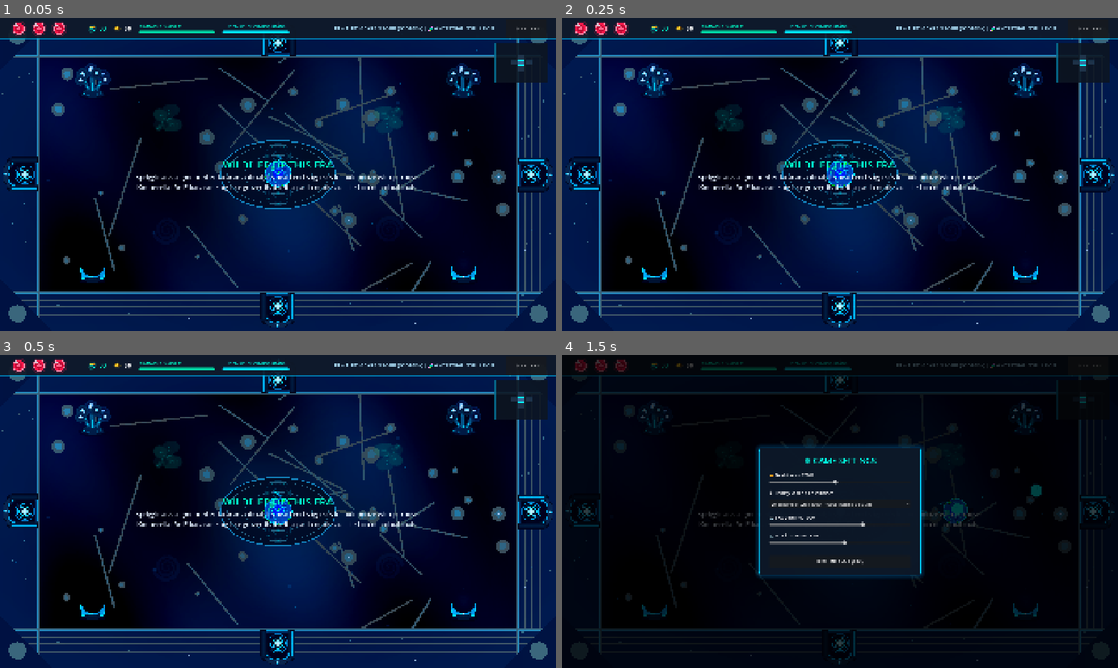
Above: before the commit, frames 1-4 (two rows, left to right).
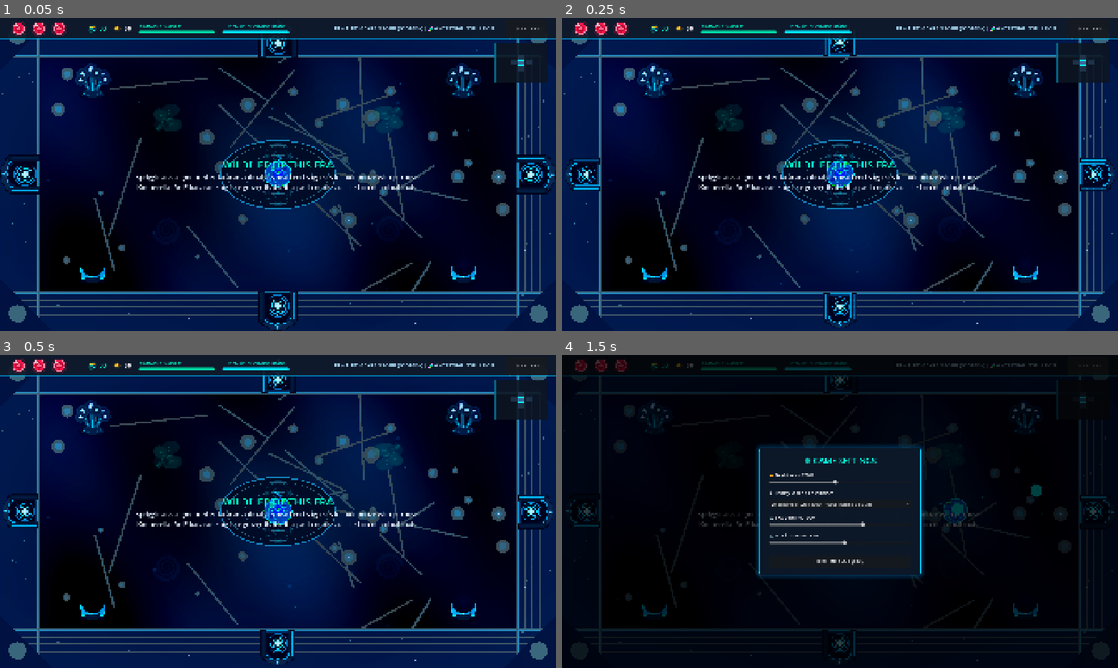
Above: after the commit, the same moments.

Repository: kurosatto/Game
Game: Godot game, scene res://Main.tscn
Same seed, same stepped clock (60 frames per second), same inputs: the game is played once before the commit and once after it.
Inputs (mouse positions are in pixels of both pictures, inside the frame that each line leads up to):
- Up to frame 1 (0.05 s): no input
- Up to frame 2 (0.25 s): no input
- Up to frame 3 (0.5 s): no input
- Up to frame 4 (1.5 s): tap Enter at 0.5 s; move the mouse to (962, 495) at 0.52 s; hold D (move_right) 0.53-1.25 s; tap Shift (dash) at 0.6 s; click (962, 495) at 0.67 s; tap Space at 0.77, 1.07 s; click "⚙ SETTINGS" at 1.25 s

The runs differ from the first frame. In frame 1, 1.6% of the frame differs, in the area x 0-100%, y 6-100%; in frame 2, 0.6%; in frame 3, nothing differs; in frame 4, nothing differs.

Commit message:
Game feel: hit-stop, hurt flash, door pop, gentler phone shake
Feedback only, no balance changes:
- Brief freeze-frame on kills (longer for bosses) and when hurt
- Red screen-edge flash when the player loses health
- Doors pop and glow as they open after a room is cleared
- Camera shake keeps the strongest request and is 40% softer on phones

Co-Authored-By: Claude Opus 5.5 <noreply@anthropic.com>

Diff:
--- a/Door.gd
+++ b/Door.gd
@@ -28,8 +28,17 @@
 func open_door():
 	if is_locked:
 		return
+	var was_open = is_open
 	is_open = true
 	update_visuals()
+	if not was_open and is_inside_tree():
+		# Pop and glow so a newly opened exit catches the eye
+		var sprite = $Sprite2D
+		sprite.scale = Vector2.ONE * 1.3
+		var tw = create_tween()
+		tw.tween_property(sprite, "scale", Vector2.ONE, 0.35).set_trans(Tween.TRANS_BACK).set_ease(Tween.EASE_OUT)
+		if light:
+			light.energy = 3.0
 
 func close_door():
 	is_open = false
--- a/Enemy.gd
+++ b/Enemy.gd
@@ -986,6 +986,11 @@
 
 	# Spawn colorful death burst particles
 	spawn_death_particles()
+
+	# A beat of freeze-frame sells the kill; longer for bosses
+	var main = get_tree().get_first_node_in_group("main")
+	if main and main.has_method("hit_stop"):
+		main.hit_stop(0.22 if is_boss() else 0.035)
 
 	enemy_died.emit()
 	queue_free()
--- a/HUD.gd
+++ b/HUD.gd
@@ -111,6 +111,33 @@
     )
 
 var music_label: Label
+
+# Red edges that flash when the player is hurt
+var hurt_vignette: TextureRect
+
+func flash_hurt():
+    if hurt_vignette == null:
+        var grad = Gradient.new()
+        grad.set_color(0, Color(0.8, 0.0, 0.1, 0.0))
+        grad.set_color(1, Color(0.85, 0.0, 0.1, 0.9))
+        grad.add_point(0.42, Color(0.8, 0.0, 0.1, 0.0))
+        var tex = GradientTexture2D.new()
+        tex.gradient = grad
+        tex.fill = GradientTexture2D.FILL_RADIAL
+        tex.fill_from = Vector2(0.5, 0.5)
+        tex.fill_to = Vector2(1.05, 1.05)
+        tex.width = 256
+        tex.height = 256
+        hurt_vignette = TextureRect.new()
+        hurt_vignette.texture = tex
+        hurt_vignette.stretch_mode = TextureRect.STRETCH_SCALE
+        hurt_vignette.set_anchors_and_offsets_preset(Control.PRESET_FULL_RECT)
+        hurt_vignette.mouse_filter = Control.MOUSE_FILTER_IGNORE
+        add_child(hurt_vignette)
+        move_child(hurt_vignette, 0)
+    hurt_vignette.modulate.a = 1.0
+    var tw = create_tween()
+    tw.tween_property(hurt_vignette, "modulate:a", 0.0, 0.45).set_ease(Tween.EASE_OUT)
 
 func update_music_label(val: float):
     music_label.text = "🎵 Music Volume: %d%%" % int(val * 100)
--- a/Main.gd
+++ b/Main.gd
@@ -24,6 +24,8 @@
 
     # Connect player signals to HUD
     player.health_changed.connect(hud.update_health)
+    player.health_changed.connect(_on_player_health_feedback)
+    Engine.time_scale = 1.0 # in case a restart happened mid hit-stop
     player.stats_changed.connect(hud.update_inventory)
     player.dna_changed.connect(hud.update_dna)
     player.player_died.connect(_on_player_died)
@@ -87,7 +89,32 @@
             get_tree().reload_current_scene()
 
 func shake_camera(amount: float):
-    camera_shake_amount = amount
+    # Phones are held close to the eyes; keep the shake gentler there
+    if TouchControls.should_show():
+        amount *= 0.6
+    camera_shake_amount = max(camera_shake_amount, amount)
+
+# Freeze-frame on big impacts: time nearly stops for a moment. The timer runs
+# in real time so it always ends; only the newest hit-stop restores the speed.
+var hit_stop_id: int = 0
+
+func hit_stop(duration: float, time_scale: float = 0.05):
+    if get_tree().paused:
+        return
+    hit_stop_id += 1
+    var my_id = hit_stop_id
+    Engine.time_scale = time_scale
+    await get_tree().create_timer(duration, true, false, true).timeout
+    if my_id == hit_stop_id:
+        Engine.time_scale = 1.0
+
+var last_player_health: int = -1
+
+func _on_player_health_feedback(health, _max_health):
+    if last_player_health >= 0 and health < last_player_health:
+        hit_stop(0.07)
+        hud.flash_hurt()
+    last_player_health = health
 
 func start_new_game():
     floor_number = 1
--- a/tools/playtest.gd
+++ b/tools/playtest.gd
@@ -91,7 +91,7 @@
 				return true
 		main.player.global_position = main.current_room_node.global_position + Vector2(960, 540)
 		await wait(70)
-	report("STUCK at %s trying door %s (open=%s locked=%s)" % [cur, dir, door.is_open, door.is_locked])
+	report("STUCK at %s trying door %s (open=%s locked=%s time_scale=%s transitioning=%s room=%s)" % [cur, dir, door.is_open, door.is_locked, Engine.time_scale, main.is_transitioning, main.current_room_pos])
 	return false
 
 func run():
--- a/tools/screenshots.gd
+++ b/tools/screenshots.gd
@@ -19,6 +19,8 @@
 	var tc = main.get_node("TouchControls"); tc.visible = true
 	main.hud.use_touch_texts()
 	await snap("1_room")
+	main.hud.flash_hurt()
+	await snap("1b_hurt")
 	main.hud.show_evolution_modal(1, main.player.evolution_choices)
 	await snap("2_evolution")
 	main.hud._on_evolution_choice_clicked(1, 0)
Not shown, added: tools/screenshots.gd.uid
